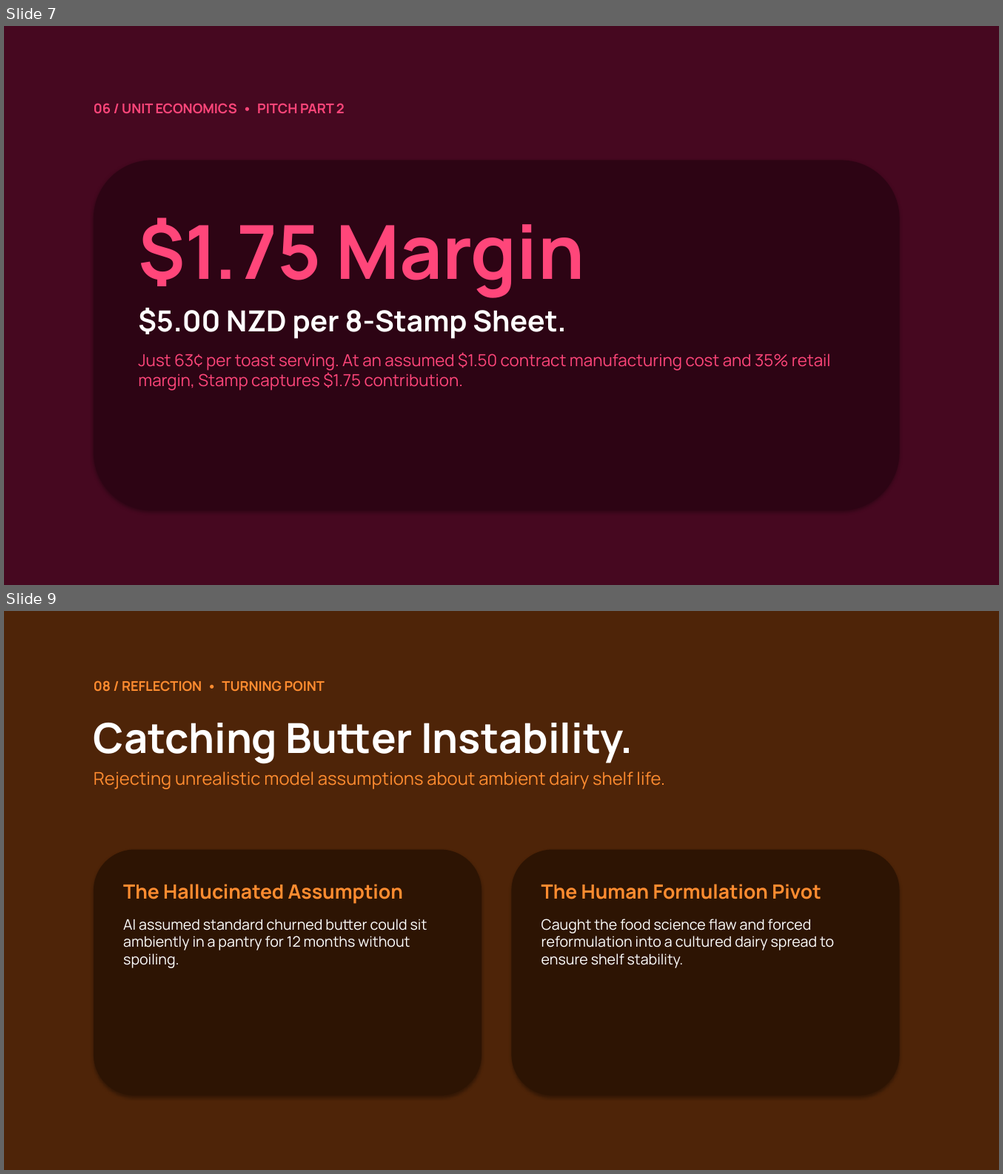
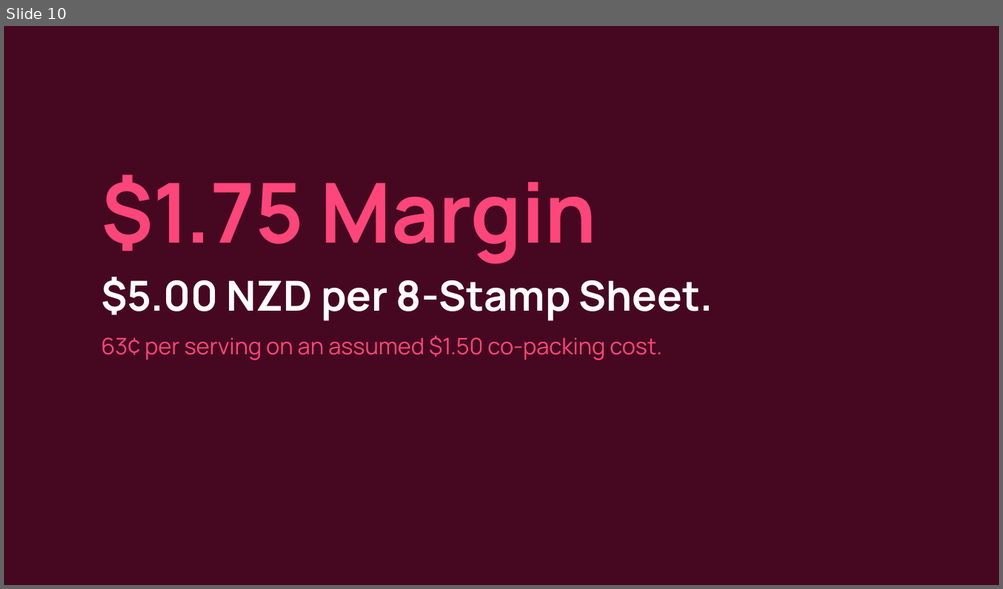
Before and after one commit to JacobCrume/stamp-spreads, a slide deck: presentation/Stamp-pitch.pptx. Shown one above the other, each under a label of ours: slides 7 and 9 before the commit, slide 10 after it; the slides between them are not shown. The pictures are 1003x1174 and 1003x589 pixels, drawn with LibreOffice and Linux fonts; fonts in the diff are those of the drawing. Boxes give left, top, right and bottom in pixels: in the first picture for what was removed or moved away, otherwise in the second. Text is boxed around its words. In the diff, an @@ line names an element or a change of style, - is before the commit and + after.

```diff
--- a/presentation/Stamp-pitch.pptx
+++ b/presentation/Stamp-pitch.pptx
@@ slide 9 removed at [4,611,999,1170], background #FFFFFF @@
@@ rectangle removed at [4,611,999,1170] @@
@@ text removed at [94,681,324,692] @@
-08 / REFLECTION • TURNING POINT
@@ text removed at [94,723,665,789] @@
-Catching Butter Instability.
-Rejecting unrealistic model assumptions about ambient dairy shelf life.
@@ rounded rectangle removed at [94,850,481,1096] @@
@@ rounded rectangle removed at [512,850,899,1096] @@
@@ text removed at [123,884,427,968] @@
-The Hallucinated Assumption
-AI assumed standard churned butter could sit ambiently in a pantry for 12 months without spoiling.
@@ text removed at [541,884,834,968] @@
-The Human Formulation Pivot
-Caught the food science flaw and forced reformulation into a cultured dairy spread to ensure shelf stability.
@@ what was slide 7 is now slide 10 @@
@@ slide 10 changed as well @@
@@ text removed at [94,103,344,114] @@
-06 / UNIT ECONOMICS • PITCH PART 2
@@ rounded rectangle removed at [94,160,899,511] @@
@@ text at [101,175,712,321]: size 72 to 80 pt in "$1.75 Margin"; size 28 to 40 pt in "$5.00 NZD per 8-Stamp Sheet."; more space between paragraphs @@
@@ text "$1.75 Margin": place and size @@
-text "$1.75 Margin" at [138,218,831,391]
+text "$1.75 Margin" at [101,175,712,360]
@@ text at [101,335,662,360]: text changed; size 16 to 22 pt @@
-Just 63¢ per toast serving. At an assumed $1.50 contract manufacturing cost and 35% retail margin, Stamp captures $1.75 contribution.
+63¢ per serving on an assumed $1.50 co-packing cost.
```
Also in this commit, not shown: 5 other slides changed, 11 slides added, 6 other slides removed, 2 other files.
